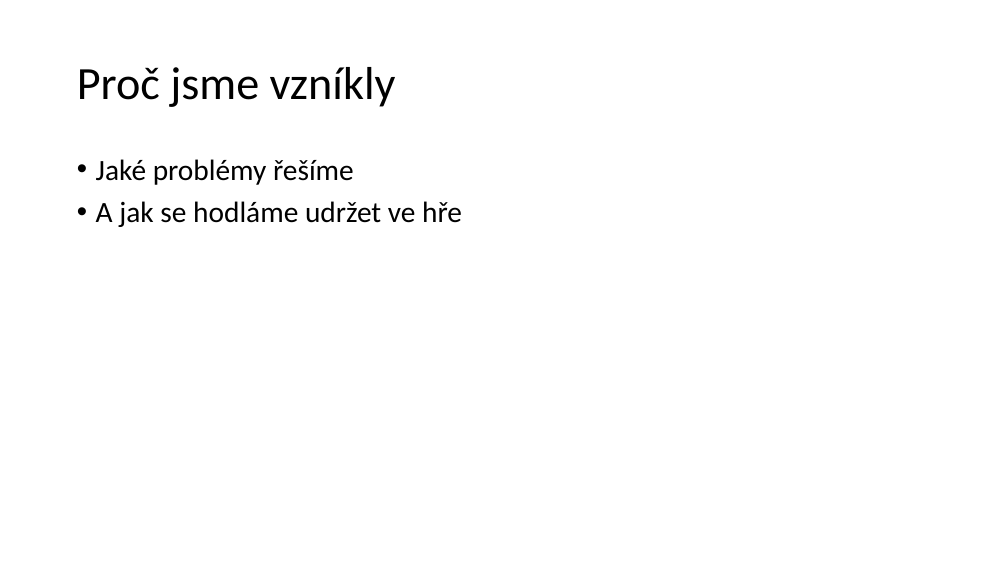
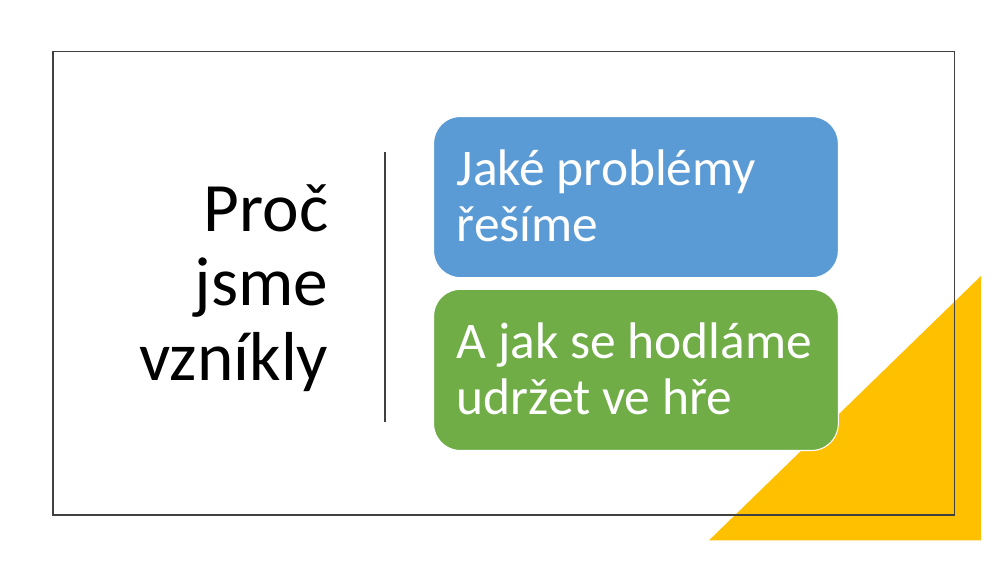
Before and after one commit to frezepush/prezentace, a slide deck: slide 2 of Digitální šatník.pptx. Drawn at 1008x567 pixels with LibreOffice and Linux fonts; fonts in the diff are those of the drawing. Boxes give left, top, right and bottom in pixels: in the first picture for what was removed or moved away, otherwise in the second. Text is boxed around its words. In the diff, an @@ line names an element or a change of style, - is before the commit and + after.

```diff
--- a/Digitální šatník.pptx
+++ b/Digitální šatník.pptx
@@ rectangle added at (x1=53, y1=51, x2=955, y2=515), outline #404040 1.5 pt @@
@@ title "Proč jsme vzníkly" moved from (x1=77, y1=67, x2=396, y2=107) to (x1=140, y1=184, x2=329, y2=392) @@
@@ title "Proč jsme vzníkly" at (x1=140, y1=184, x2=329, y2=392): size 44 to 66 pt; alignment left to right @@
@@ rounded rectangle added at (x1=434, y1=116, x2=839, y2=278), fill #5B9BD5, outline #FFFFFF 1 pt @@
@@ text added at (x1=457, y1=149, x2=756, y2=242), 49 pt, text #FFFFFF @@
+Jaké problémy řešíme
@@ text at (x1=96, y1=159, x2=354, y2=185): paragraph removed @@
-• Jaké problémy řešíme
@@ line added from (385, 154) to (385, 421), #404040 1.5 pt @@
@@ rounded rectangle added at (x1=434, y1=290, x2=839, y2=451), fill #70AD47, outline #FFFFFF 1 pt @@
@@ text "A jak se hodláme udržet ..." moved from (x1=96, y1=159, x2=462, y2=227) to (x1=457, y1=322, x2=811, y2=415) @@
@@ text "A jak se hodláme udržet ..." at (x1=457, y1=322, x2=811, y2=415): size 28 to 49 pt, text colour #000000 to #FFFFFF; bullet • to none; more space between paragraphs; vertical alignment top to middle @@
@@ right triangle added at (x1=709, y1=276, x2=982, y2=541), fill #FFC000 @@
```
Also in this commit, not shown: 3 other slides changed, 1 slide added.
